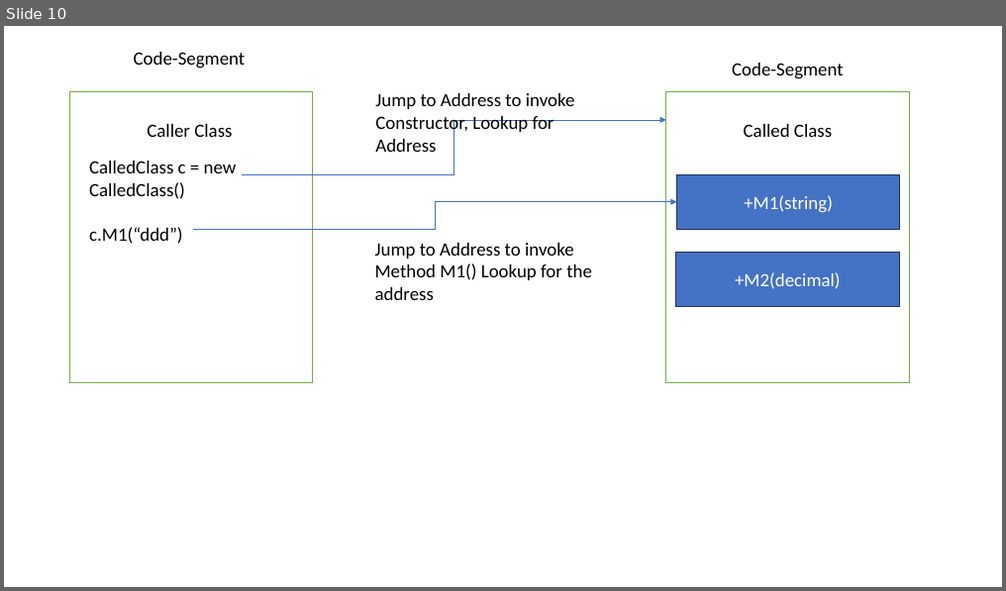
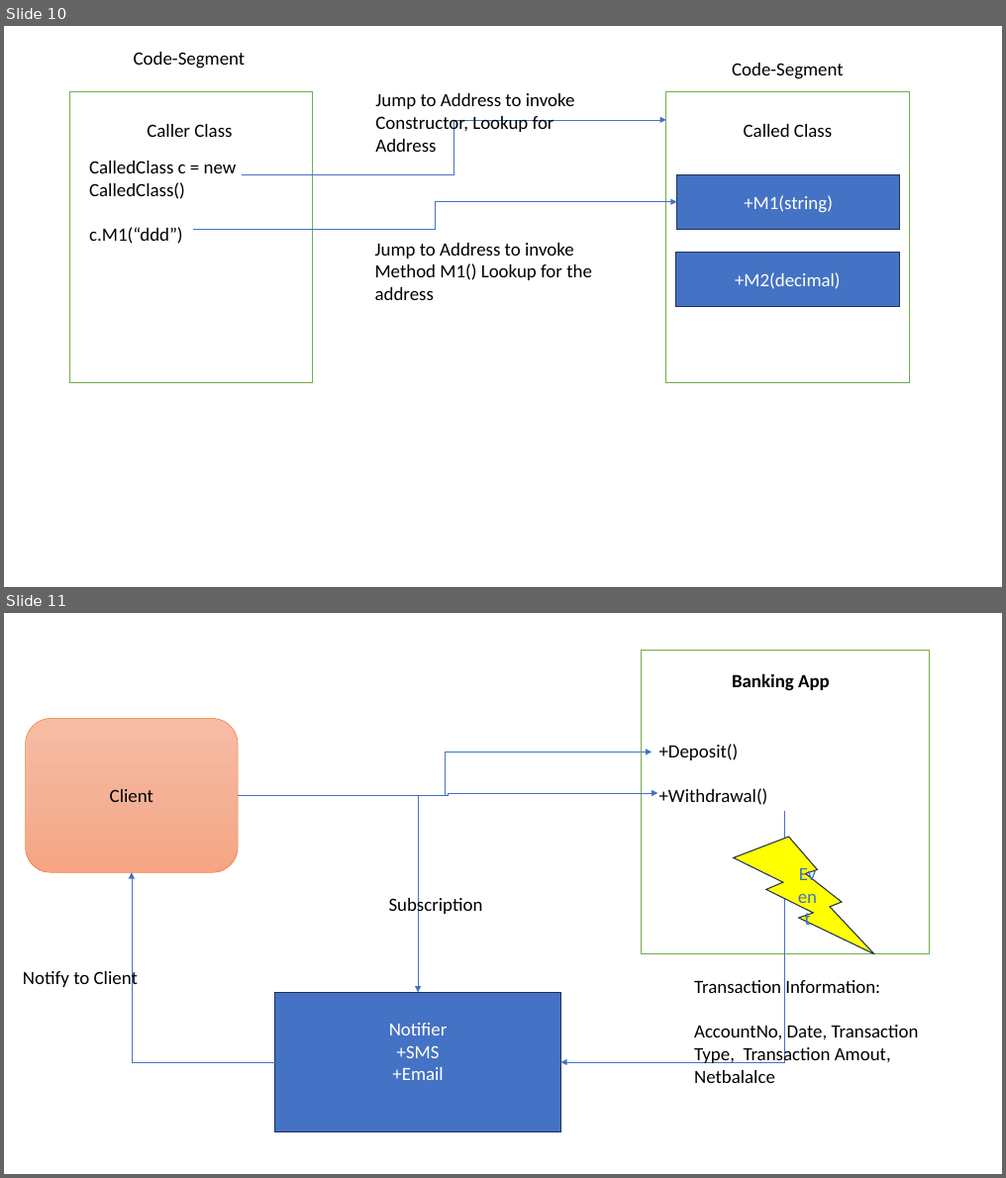
Before and after one commit to maheshsabnis/Capita_NETApps, a slide deck: TrgImages.pptx. Shown one above the other, each under a label of ours: slide 10 before the commit, slides 10 and 11 after it. The pictures are 1006x591 and 1006x1178 pixels, drawn with LibreOffice and Linux fonts; fonts in the diff are those of the drawing. Boxes give left, top, right and bottom in pixels: in the first picture for what was removed or moved away, otherwise in the second. Text is boxed around its words. In the diff, an @@ line names an element or a change of style, - is before the commit and + after.

Commit message:
Date: 05-Dec-2023

```diff
--- a/TrgImages.pptx
+++ b/TrgImages.pptx
@@ slide 11 added at (x1=4, y1=613, x2=1002, y2=1174), background #FFFFFF @@
@@ rectangle added at (x1=642, y1=650, x2=930, y2=955), fill #FFFFFF, outline #70AD47 1 pt @@
@@ text added at (x1=732, y1=673, x2=830, y2=691), 18 pt, text #000000, bold @@
+Banking App
@@ rounded rectangle added at (x1=26, y1=719, x2=239, y2=872), fill gradient #F7BDA5 to #F5B196 to #F8A582, outline #ED7D31 0.5 pt, 18 pt, text #000000 @@
+Client
@@ elbow arrow added from (238, 796) to (651, 753), #4472C4 0.5 pt @@
@@ text added at (x1=659, y1=744, x2=768, y2=805), 18 pt, text #000000 @@
++Deposit()
++Withdrawal()
@@ elbow arrow added from (238, 796) to (657, 793), #4472C4 0.5 pt @@
@@ elbow arrow added from (238, 796) to (418, 992), #4472C4 0.5 pt @@
@@ elbow arrow added from (785, 811) to (561, 1062), #4472C4 0.5 pt @@
@@ lightning bolt added at (x1=734, y1=837, x2=874, y2=955), fill #FFFF00, outline #1E3256 1 pt, 18 pt, text #4472C4 @@
+Event
@@ elbow arrow added from (275, 1062) to (132, 872), #4472C4 0.5 pt @@
@@ text added at (x1=389, y1=896, x2=483, y2=917), 18 pt, text #000000 @@
+Subscription
@@ text added at (x1=23, y1=969, x2=138, y2=990), 18 pt, text #000000 @@
+Notify to Client
@@ rectangle added at (x1=275, y1=992, x2=561, y2=1133), fill #4472C4, outline #1E3256 1 pt, 18 pt, text #FFFFFF @@
+Notifier
++SMS
++Email
@@ text added at (x1=694, y1=980, x2=919, y2=1083), 18 pt, text #000000 @@
+Transaction Information:
+AccountNo, Date, Transaction Type, Transaction Amout, Netbalalce
```
Also in this commit, not shown: 9 other files.
